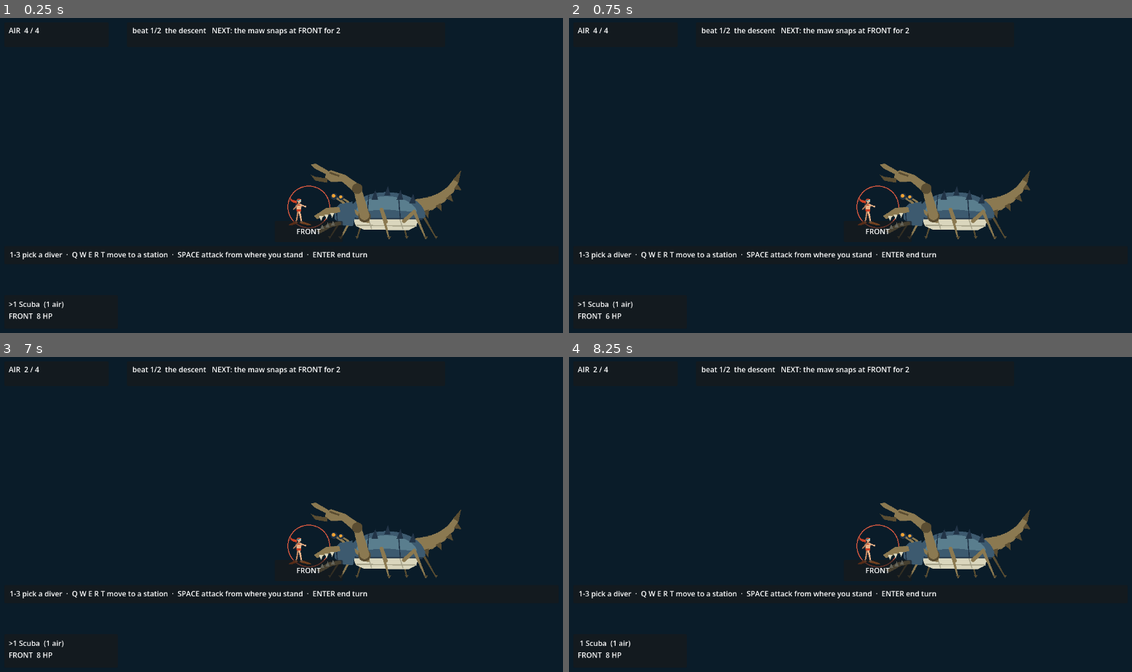
Above: before the commit, frames 1-4 (two rows, left to right).
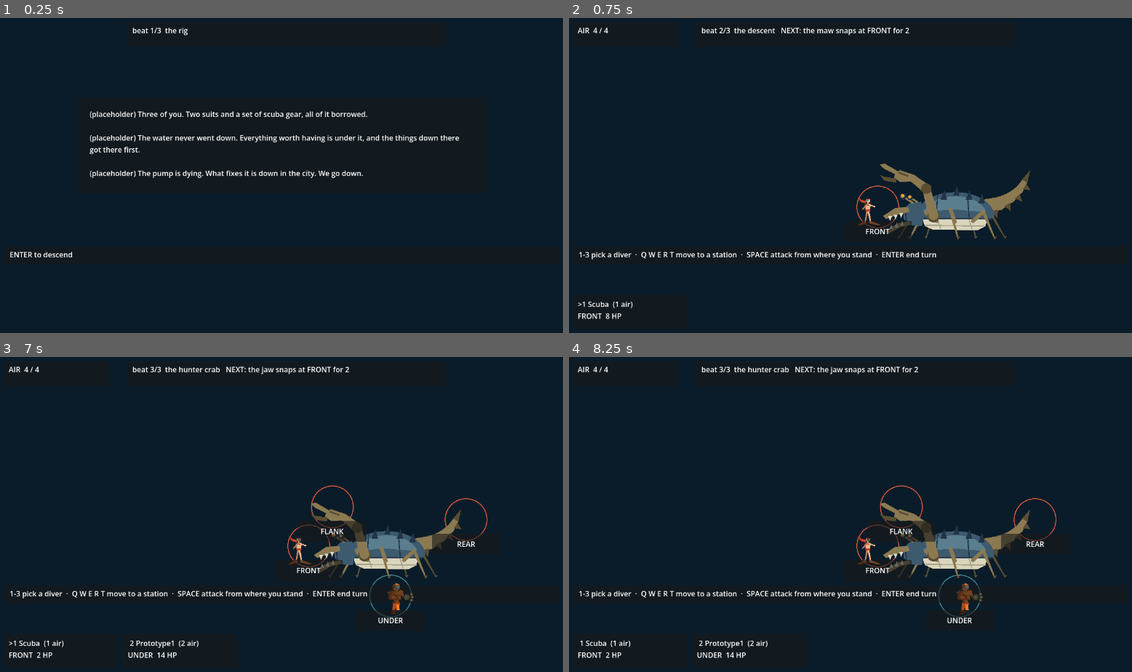
Above: after the commit, the same moments.

Repository: ImmortalDemonGod/salvage
Game: Godot game, scene res://game/main.tscn
Same seed, same stepped clock (60 frames per second), same inputs: the game is played once before the commit and once after it.
Inputs:
- Up to frame 1 (0.25 s): no input
- Up to frame 2 (0.75 s): tap Enter at 0.5 s; hold W from 0.53 s (still down); tap 1 at 0.6 s
- Up to frame 3 (7 s): tap Space at 0.77, 1.25, 1.52, 2.75, 3.02, 3.77, 4.25, 4.52, 6.02, 6.77 s; release W at 1.28 s; tap 2 at 1.35 s; tap Enter at 2, 3.5, 5.85 s; hold W 2.03-3.53 s; tap 3 at 2.1 s; tap Q at 2.85 s; tap E at 3.6 s; tap R at 4.35 s; tap T at 5.1 s; hold W from 5.78 s (still down); tap 1 at 6.6 s
- Up to frame 4 (8.25 s): tap 2 at 7.35 s; tap Space at 7.52 s; release W at 8.03 s; tap 3 at 8.1 s

The runs differ from the first frame. In frame 1, 5.5% of the frame differs, in the area x 1-82%, y 3-96%; in frame 2, less than 0.1%; in frame 3, 1.5%; in frame 4, 1.5%.

Commit message:
The opening is a mechanic: who, obstacle, want, controls, checked by G-TEACH

Diff:
--- a/content/beats.gd
+++ b/content/beats.gd
@@ -19,10 +19,26 @@
 	{
 		"id": "opening",
 		"kind": "scene",
-		"title": "the boat",
+		"title": "the rig",
 		"teaches": "goal",
 		"uses": ["goal"],
-		"built": false,
+		"built": true,
+		# The opening is a MECHANIC, not polish (SPEC 3.3). It must deliver
+		# four things in under a minute and nothing else. Each line carries
+		# the role it serves so verify/ can assert all four are present:
+		# a scene that forgets to say what you want is the exact failure
+		# the last prototype shipped.
+		# ALL TEXT PLACEHOLDER, for Marc.
+		"lines": [
+			{"role": "who", "text": "(placeholder) Three of you. Two suits and a set of scuba gear, all of it borrowed."},
+			{"role": "obstacle", "text": "(placeholder) The water never went down. Everything worth having is under it, and the things down there got there first."},
+			{"role": "want", "text": "(placeholder) The pump is dying. What fixes it is down in the city. We go down."},
+			# controls for THIS beat only. Combat keys are taught in `descent`,
+			# which is the beat that teaches the combat frame: telling a player
+			# how to end a turn before turns exist is the teach ladder broken
+			# in the UI instead of the data.
+			{"role": "controls", "text": "ENTER to descend"},
+		],
 	},
 	{
 		"id": "descent",
@@ -98,6 +114,10 @@
 # Mechanics that exist in the sim but are not yet placed on the ladder.
 # Anything here is a finding: an untaught mechanic is one the player meets
 # without ever having been shown it alone.
+# Every opening must answer these four, in this order, or a player cannot
+# say what they are doing. Checked by verify/teach.gd.
+static var REQUIRED_OPENING_ROLES := ["who", "obstacle", "want", "controls"]
+
 static var MECHANICS := ["goal", "combat_frame", "stations", "air", "limbs",
 	"telegraph", "cost_tiers", "water_level", "conditions", "backline",
 	"overdraft", "umbilical"]
--- a/game/main.gd
+++ b/game/main.gd
@@ -34,6 +34,7 @@
 var ui_air: Label
 var ui_intent: Label
 var ui_help: Label
+var ui_scene: Label
 
 func _ready() -> void:
 	run = Run.new()
@@ -47,7 +48,6 @@
 	# never overlap and their labels stay inside them
 	for i in range(5):
 		var m := Panel.new()
-		m.visible = combat.station_open(i)
 		m.name = "station_" + Combat.STATION_NAMES[i]
 		m.size = Vector2(150, 46)
 		m.position = STATION_POS[i] - m.size * 0.5 + Vector2(0, 54)
@@ -103,6 +103,20 @@
 	ui_intent.offset_top = 6; ui_intent.offset_bottom = -6
 	tel.add_child(ui_intent)
 
+	# built BEFORE the first _refresh, which runs on the opening scene beat
+	var scene_panel := Panel.new()
+	scene_panel.name = "scene_panel"
+	scene_panel.size = Vector2(900, 210)
+	scene_panel.position = Vector2(190, 190)
+	add_child(scene_panel)
+	ui_scene = Label.new()
+	ui_scene.name = "label"
+	ui_scene.set_anchors_preset(Control.PRESET_FULL_RECT)
+	ui_scene.offset_left = 28; ui_scene.offset_right = -28
+	ui_scene.offset_top = 24; ui_scene.offset_bottom = -24
+	ui_scene.autowrap_mode = TextServer.AUTOWRAP_WORD_SMART
+	scene_panel.add_child(ui_scene)
+
 	var help_panel := Panel.new()
 	help_panel.name = "help_panel"
 	help_panel.size = Vector2(1220, 40)
@@ -117,16 +131,31 @@
 
 func _refresh() -> void:
 	if combat == null:
-		# a scene beat, or the run is complete
-		ui_air.text = ""
+		# A scene beat. The opening is a mechanic and gets rendered as one:
+		# who you are, what stands in the way, what you want, and what the
+		# buttons do (SPEC 3.3).
+		ui_air.get_parent().visible = false
 		ui_intent.text = run.state_line()
-		ui_help.text = "ENTER to continue"
 		for card in ui_divers:
 			card.visible = false
 		for i in range(ui_stations.size()):
 			ui_stations[i].visible = false
+		var b: Dictionary = run.current()
+		var lines: Array = b.get("lines", [])
+		var body: Array = []
+		var controls := "ENTER to continue"
+		for l in lines:
+			if String(l.role) == "controls":
+				controls = String(l.text)
+			else:
+				body.append(String(l.text))
+		ui_scene.text = "\n\n".join(body)
+		ui_scene.get_parent().visible = body.size() > 0
+		ui_help.text = controls
 		queue_redraw()
 		return
+	ui_scene.get_parent().visible = false
+	ui_air.get_parent().visible = true
 	for i in range(ui_stations.size()):
 		ui_stations[i].visible = combat.station_open(i)
 	# A cut line must READ as a cut line. This showed "AIR 3 / 3" after the
--- a/verify/differential.gd
+++ b/verify/differential.gd
@@ -56,10 +56,22 @@
 	if frames < 3:
 		return false
 
+	# Advance the run to the first COMBAT beat. Without this the check
+	# passed vacuously the moment an opening scene was added: it found no
+	# combat, reported nothing to compare, and exited green. An instrument
+	# that cannot fire is not a guard (standing rule 11).
+	var hops := 0
+	while scene.combat == null and hops < 20:
+		hops += 1
+		scene.run.advance()
+		scene.combat = scene.run.combat
 	var b: Combat = scene.combat   # path B: what the keyboard drives
 	if b == null:
-		print("differential  scene has no combat on this beat; nothing to compare")
-		quit(0)
+		findings.append("NO COMBAT REACHABLE: walked %d beats without finding a fight to compare" % hops)
+		print("differential  no combat beat reachable")
+		for f in findings:
+			print("FINDING  " + f)
+		quit(1)
 		return true
 	var a := Combat.new(b.enc_id)  # path A: what the bots drive, SAME encounter
 	var steps := 0
--- a/verify/layout.gd
+++ b/verify/layout.gd
@@ -21,22 +21,31 @@
 	root.add_child(load("res://game/main.tscn").instantiate())
 
 func collect(n: Node, out: Array) -> void:
-	if n is Control and (n as Control).visible:
+	# is_visible_in_tree(), not visible: a child Label of a hidden Panel
+	# still reports visible == true, so the naive check reported station
+	# labels colliding with a scene card while none of them were on screen.
+	if n is Control and (n as Control).is_visible_in_tree():
 		out.append(n)
 	for c in n.get_children():
 		collect(c, out)
 
 # does the label's text actually fit the box it was given?
 func text_overflows(l: Label) -> Vector2:
+	var fs: int = ThemeDB.fallback_font_size
+	var have: Vector2 = l.get_global_rect().size
+	# An autowrapping label is not overflowing just because one source line
+	# is wider than the box; that is what wrapping is for. Ask the label how
+	# many lines it ACTUALLY laid out and check the height only. MEASURE,
+	# never assert (standing rule 3).
+	if l.autowrap_mode != TextServer.AUTOWRAP_OFF:
+		var laid: int = l.get_line_count()
+		return Vector2(0.0, float(laid) * float(fs) * 1.35 - have.y)
 	var font: Font = ThemeDB.fallback_font
-	var fs: int = ThemeDB.fallback_font_size
 	var widest := 0.0
 	var lines: PackedStringArray = l.text.split("\n")
 	for line in lines:
 		widest = max(widest, font.get_string_size(line, HORIZONTAL_ALIGNMENT_LEFT, -1, fs).x)
-	var needed := Vector2(widest, float(lines.size()) * float(fs) * 1.35)
-	var have: Vector2 = l.get_global_rect().size
-	return needed - have
+	return Vector2(widest, float(lines.size()) * float(fs) * 1.35) - have
 
 func _process(_d: float) -> bool:
 	frames += 1
--- a/verify/teach.gd
+++ b/verify/teach.gd
@@ -54,6 +54,24 @@
 		var pstr: String = ("  (parts: %s)" % str(parts)) if parts.size() > 0 else ""
 		rows.append("%-9s teaches %-13s%s%s" % [beat.id, t, pstr, "" if beat.built else "   [UNBUILT]"])
 
+	# 3a. the opening must deliver all four framing roles. "Nobody knew what
+	#     they were supposed to be doing or why they were there" was the
+	#     loudest finding of the last playtest, and it is checkable.
+	for beat in Beats.LADDER:
+		if String(beat.get("kind", "scene")) != "scene" or not beat.get("built", false):
+			continue
+		var lines: Array = beat.get("lines", [])
+		if lines.is_empty():
+			fail("SCENE WITH NO LINES: %s is built but says nothing" % beat.id)
+			continue
+		if beat.id == "opening":
+			var roles: Array = []
+			for l in lines:
+				roles.append(String(l.role))
+			for need in Beats.REQUIRED_OPENING_ROLES:
+				if not (need in roles):
+					fail("OPENING MISSING '%s': a player cannot say what they are doing without it" % need)
+
 	# 3. every mechanic reaches the ladder somewhere
 	for m in Beats.MECHANICS:
 		if not (m in taught):
